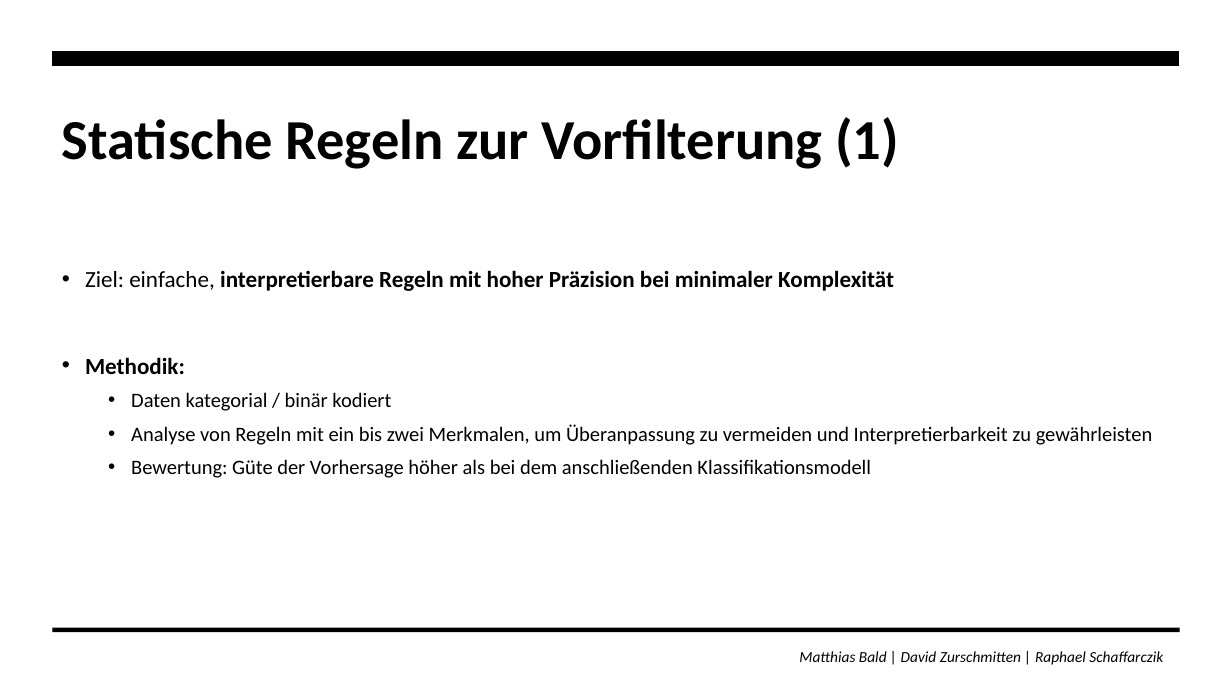
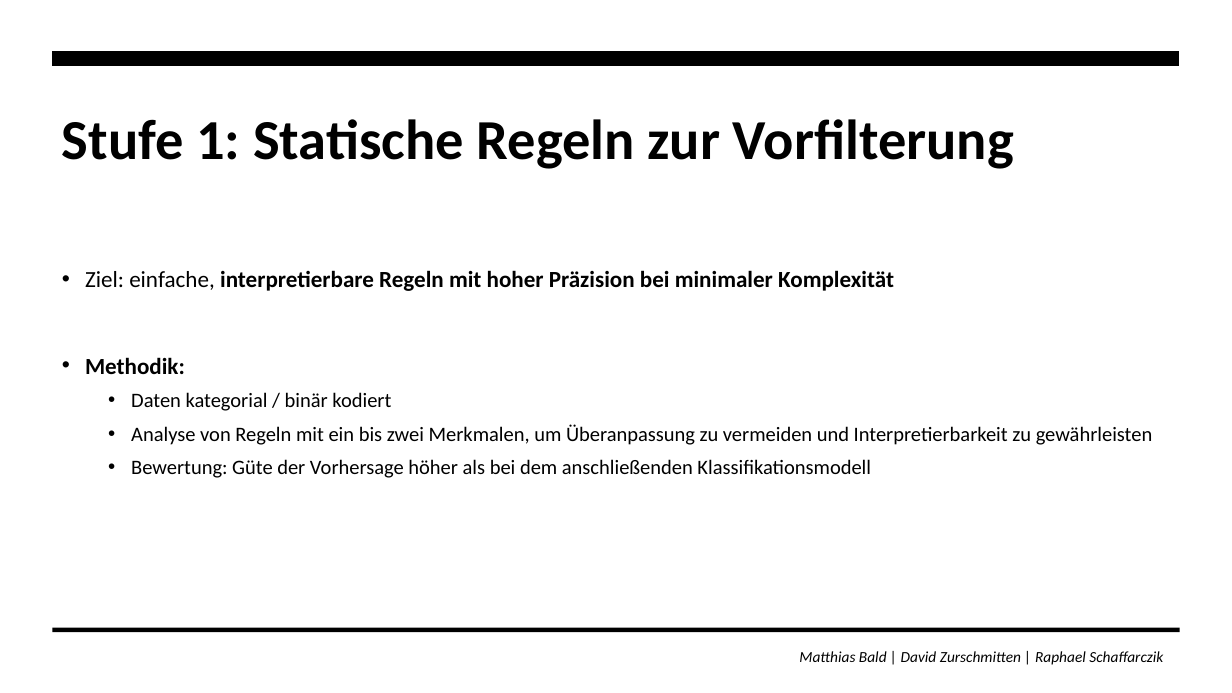
Before and after one commit to zurdavid/projektpraktikum-datascience, a slide deck: slide 50 of präsentationen/Abschlusspräsentation_Entwurf.pptx (slide 54 before the commit). Drawn at 1232x693 pixels with LibreOffice and Linux fonts; fonts in the diff are those of the drawing. Boxes give left, top, right and bottom in pixels: in the first picture for what was removed or moved away, otherwise in the second. Text is boxed around its words. In the diff, an @@ line names an element or a change of style, - is before the commit and + after.

```diff
--- a/präsentationen/Abschlusspräsentation_Entwurf.pptx
+++ b/präsentationen/Abschlusspräsentation_Entwurf.pptx
@@ title at [62,119,1014,169]: text changed @@
-Statische Regeln zur Vorfilterung (1)
+Stufe 1: Statische Regeln zur Vorfilterung
```
Also in this commit, not shown: 9 other slides changed, 1 slide added, 3 slides removed.
